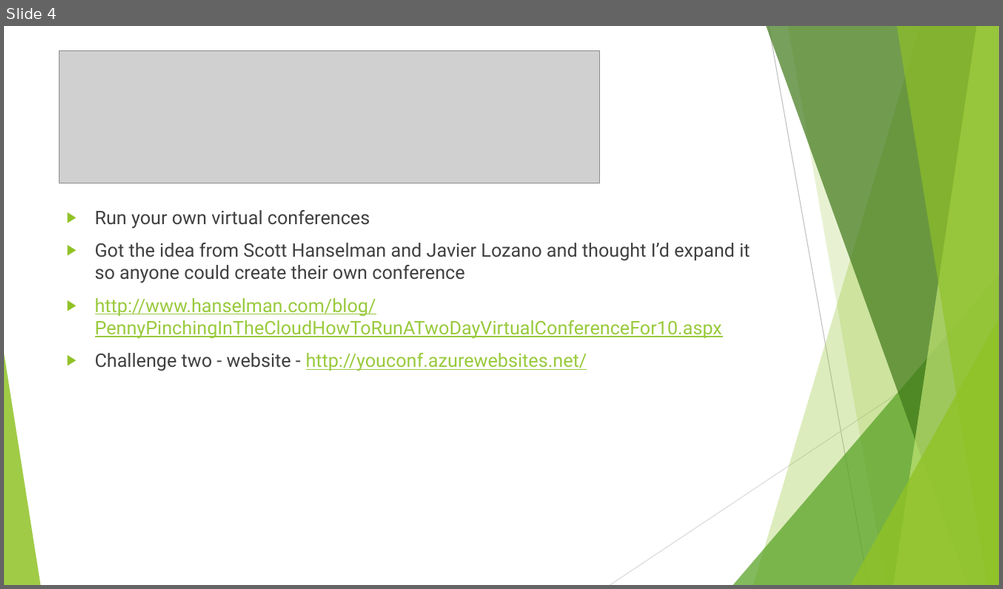
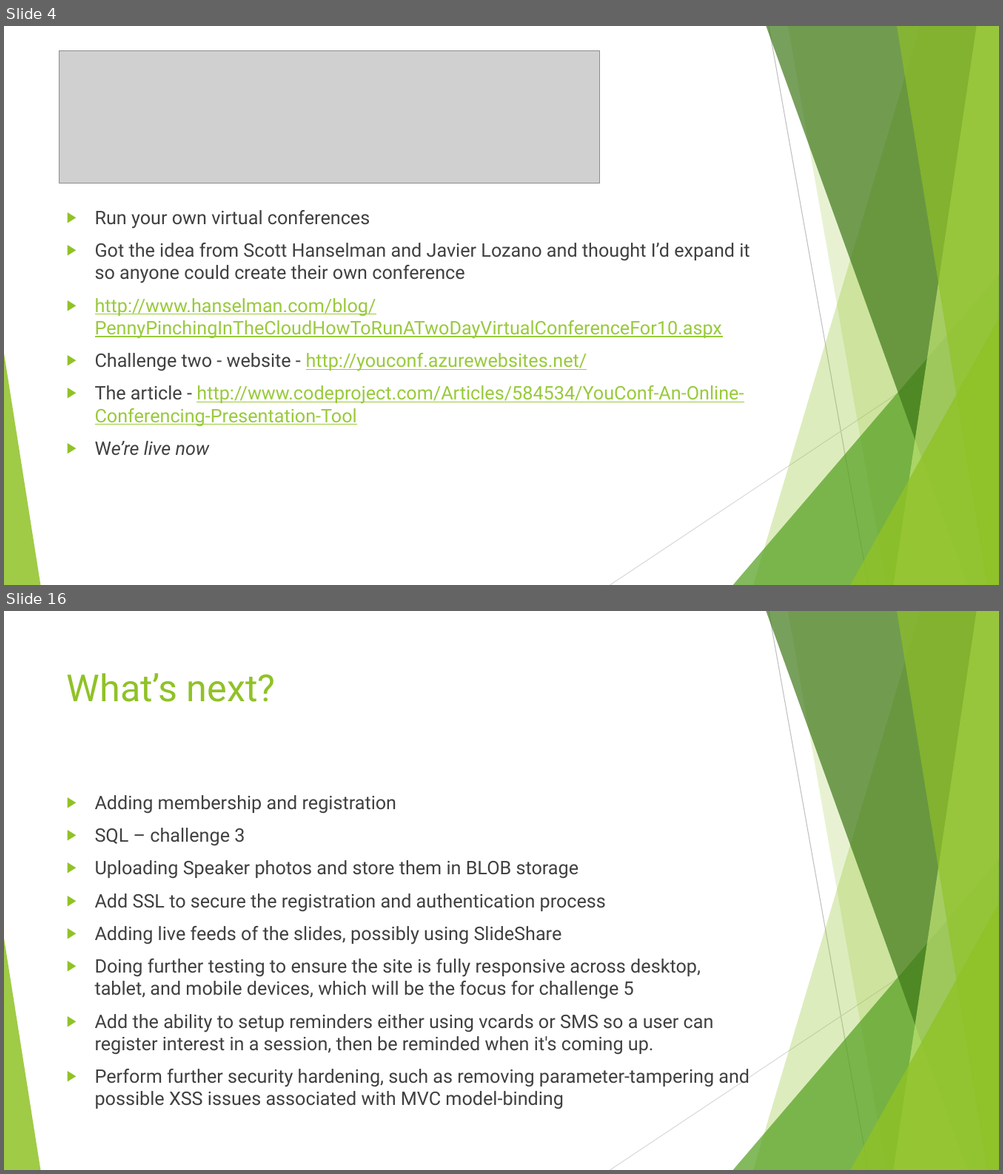
Before and after one commit to phillee007/youconf, a slide deck: The CodeProject Windows Azure Developer Contest.pptx. Shown one above the other, each under a label of ours: slide 4 before the commit, slides 4 and 16 after it; the slides between them are not shown. The pictures are 1003x589 and 1003x1174 pixels, drawn with LibreOffice and Linux fonts; fonts in the diff are those of the drawing; grey boxes stand for pictures. Boxes give left, top, right and bottom in pixels: in the first picture for what was removed or moved away, otherwise in the second. Text is boxed around its words. In the diff, an @@ line names an element or a change of style, - is before the commit and + after.

Commit message:
Further updates

```diff
--- a/The CodeProject Windows Azure Developer Contest.pptx
+++ b/The CodeProject Windows Azure Developer Contest.pptx
@@ slide 16 added at bbox=[4, 611, 999, 1170], background #FFFFFF; not listed: 10 template elements that a slide beside it also shows @@
@@ title added at bbox=[67, 673, 276, 702], 36 pt, text #90C226 @@
+What’s next?
@@ text added at bbox=[95, 795, 749, 1110], 18 pt, text #404040 @@
+▶ Adding membership and registration
+▶ SQL – challenge 3
+▶ Uploading Speaker photos and store them in BLOB storage
+▶ Add SSL to secure the registration and authentication process
+▶ Adding live feeds of the slides, possibly using SlideShare
+▶ Doing further testing to ensure the site is fully responsive across desktop, tablet, and mobile devices, which will be the focus for challenge 5
+▶ Add the ability to setup reminders either using vcards or SMS so a user can register interest in a session, then be reminded when it's coming up.
+▶ Perform further security hardening, such as removing parameter-tampering and possible XSS issues associated with MVC model-binding
@@ slide 4 changed as well @@
@@ text at bbox=[95, 386, 743, 456]: paragraphs added @@
+▶ The article - http://www.codeproject.com/Articles/584534/YouConf-An-Online-Conferencing-Presentation-Tool
+▶ We’re live now
```
Also in this commit, not shown: 1 other slide changed, 12 other slides added.
